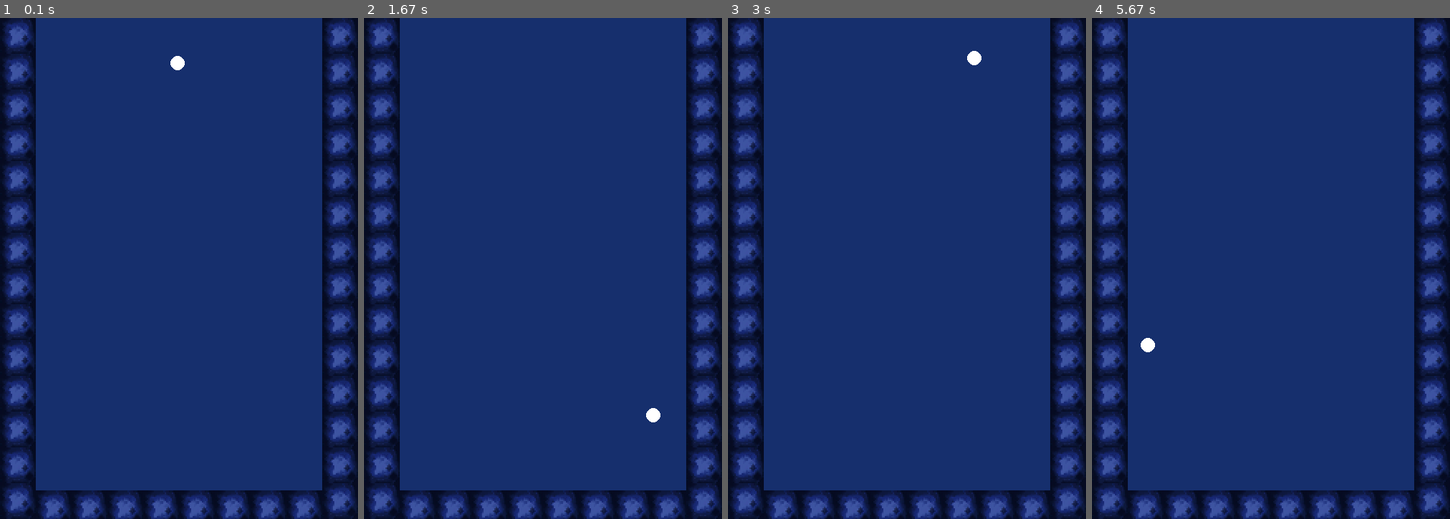
Above: before the commit, frames 1-4 (left to right).
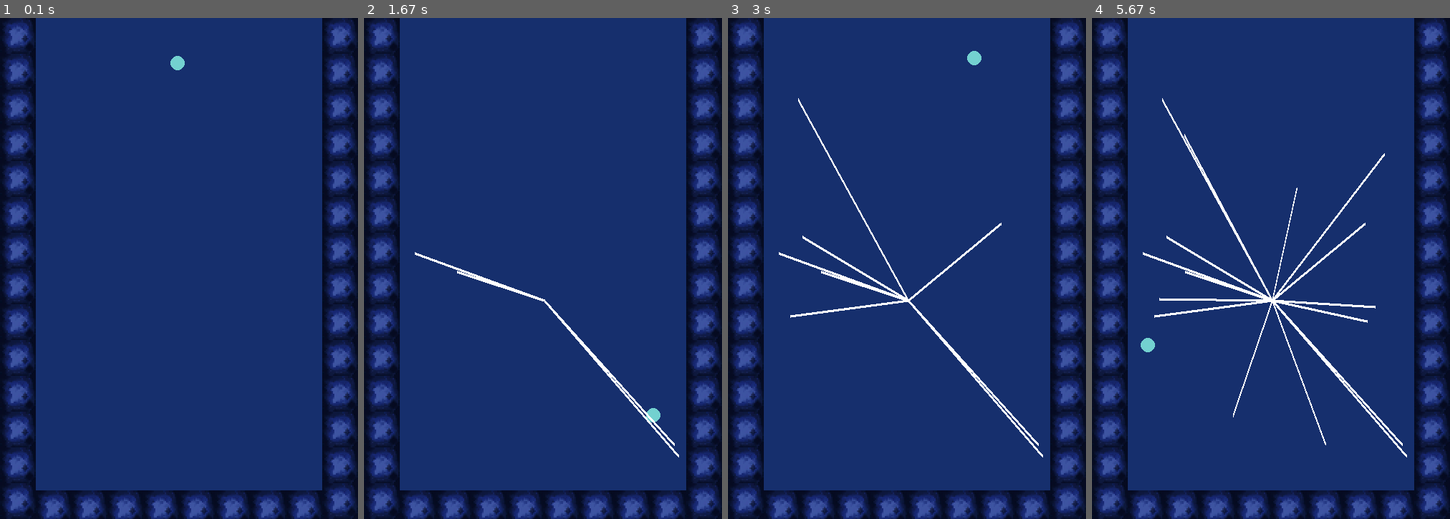
Above: after the commit, the same moments.

Repository: insper-classroom/devlife-23-1-projeto-pygame-esther_nina
Game: pygame game, started from code/jogo.py
Same seed, same stepped clock (60 frames per second), same inputs: the game is played once before the commit and once after it.
Inputs (mouse positions are in pixels of both pictures, inside the frame that each line leads up to):
- Up to frame 1 (0.1 s): no input
- Up to frame 2 (1.67 s): press the mouse at (543, 303) at 0.37 s; move the mouse to (500, 288) at 0.47 s; release the mouse at (457, 273) at 0.6 s; press the mouse at (543, 303) at 0.7 s; move the mouse to (607, 373) at 0.8 s; release the mouse at (675, 443) at 0.93 s; press the mouse at (543, 303) at 1.03 s; move the mouse to (478, 278) at 1.13 s; release the mouse at (414, 253) at 1.27 s; press the mouse at (543, 303) at 1.37 s; move the mouse to (611, 378) at 1.47 s; release the mouse at (679, 458) at 1.6 s
- Up to frame 3 (3 s): press the mouse at (907, 303) at 1.7 s; move the mouse to (953, 263) at 1.8 s; release the mouse at (1000, 223) at 1.93 s; press the mouse at (907, 303) at 2.03 s; move the mouse to (849, 308) at 2.13 s; release the mouse at (788, 318) at 2.27 s; press the mouse at (907, 303) at 2.37 s; move the mouse to (853, 198) at 2.47 s; release the mouse at (799, 98) at 2.6 s; press the mouse at (907, 303) at 2.7 s; move the mouse to (856, 268) at 2.8 s; release the mouse at (803, 238) at 2.93 s
- Up to frame 4 (5.67 s): press the mouse at (1271, 303) at 3.03 s; move the mouse to (1321, 313) at 3.13 s; release the mouse at (1367, 323) at 3.27 s; press the mouse at (1271, 303) at 3.37 s; move the mouse to (1217, 298) at 3.47 s; release the mouse at (1160, 298) at 3.6 s; press the mouse at (1271, 303) at 3.7 s; move the mouse to (1228, 218) at 3.8 s; release the mouse at (1185, 138) at 3.93 s; press the mouse at (1271, 303) at 4.03 s; move the mouse to (1324, 303) at 4.13 s; release the mouse at (1374, 308) at 4.27 s; press the mouse at (1271, 303) at 4.37 s; move the mouse to (1285, 243) at 4.47 s; release the mouse at (1296, 188) at 4.6 s; press the mouse at (1271, 303) at 4.7 s; move the mouse to (1328, 228) at 4.8 s; release the mouse at (1385, 153) at 4.93 s; press the mouse at (1271, 303) at 5.03 s; move the mouse to (1253, 358) at 5.13 s; release the mouse at (1231, 418) at 5.27 s; press the mouse at (1271, 303) at 5.37 s; move the mouse to (1299, 373) at 5.47 s; release the mouse at (1324, 443) at 5.6 s

The runs differ from the first frame. In frame 1, less than 0.1% of the frame differs, in the area x 47-52%, y 7-11%; in frame 2, 0.7%; in frame 3, 1.4%; in frame 4, 2.3%, in the area x 13-88%, y 16-88%.

Commit message:
desenho plataformas

Diff:
--- a/code/funcoes.py
+++ b/code/funcoes.py
@@ -9,6 +9,8 @@
         self.cor_fundo =  (22, 47, 109)
         self.bolinha = (150, 490, 5)
         self.cor_bolinha = (120, 148, 204)
+        self.cor_plat = (7, 15, 33)
+        self.clicou =  False
         # Calcular a posição do jogador após pingar
         self.bolinha_pos = [240, 50]
         self.bolinha_vel = [100, 150]
@@ -17,10 +19,8 @@
         self.bloco_img =  pygame.transform.scale(pygame.image.load('bloquinho.png'), (50,50))
         self.pedrinha_img = pygame.transform.scale(pygame.image.load('pedrinha.png'),(40,40))
         self.window = pygame.display.set_mode(self.tamanho_tela)
+        self.plataformas_anteriores = []
 
-        # jog = Jogador()
-        # g.add(jog)
-        # g.update()
 
     def cria_pedras(self):
         pos_pedras = [1,51,101,151,201,251,301,351,401,451,500]
@@ -28,6 +28,7 @@
         x = random.choice(pos_pedras)
         self.pedras.add((x,1))
         print(self.pedras())
+
 
     def bola_quica(self):
         # Intervalo de tempo
@@ -49,13 +50,37 @@
             self.bolinha_vel[1] *= - 1
 
     def atualiza_estado(self):
+        # self.plataformas =  Plataformas().atualiza_estado
         for evento in pygame.event.get():
             if evento.type == pygame.QUIT:
                 return False
+            if evento.type == pygame.MOUSEBUTTONDOWN:
+                if evento.button == 1:
+                    self.coordenadas_comeco = pygame.mouse.get_pos()
+                    self.clicou = False
+
+                    # if self.coordenadas_comeco[0] < 50:
+                    #     self.coordenadas_comeco[0] = 50
+                    # elif self.coordenadas_comeco[0] > 450:
+                    #     self.coordenadas_comeco[0]= 450
+
+            if evento.type == pygame.MOUSEBUTTONUP:
+                if evento.button == 1:
+                    self.clicou =  True
+                    self.coordenadas_final = pygame.mouse.get_pos()
+
+                    # if self.coordenadas_final[0] < 50:
+                    #     self.coordenadas_final[0] = 50
+                    # elif self.coordenadas_final[0] > 450:
+                    #     self.coordenadas_final[0]= 450
+
+
+
         return True
 
     def desenha(self):
         self.window.fill(self.cor_fundo)
+
         # Desenha pedras paredes
         x = 0
         y = 0
@@ -69,8 +94,15 @@
             self.window.blit(self.bloco_img, (450, y))
             y += 50
         self.bola_quica()
-        pygame.draw.circle(self.window, (255, 255, 255), self.bolinha_pos, 10)
+        pygame.draw.circle(self.window, (115, 209, 208), self.bolinha_pos, 10)
+
+    #    Desenha plataformas
+        if self.clicou == True:
+            Plataformas(self.coordenadas_comeco, self.coordenadas_final)
+        Plataformas.desenha_plataforma(self.window)
         pygame.display.update()
+
+
 
     def game_loop(self):
         game = True
@@ -79,19 +111,18 @@
             if game:
                 self.desenha()
 
+
+
+
 class Plataformas:
-    def __init__(self):
-        self.cor = (7, 15, 33)
+    plataformas_anteriores = []
+    def __init__(self, coordenada_inicio, coordenada_final):
+        self.cor = (255, 255, 255)
+        self.coordenadas_comeco = coordenada_inicio
+        self.coordenadas_final = coordenada_final
+        Plataformas.plataformas_anteriores.append(self)
 
-    def atualiza_estado(self):
-        for evento in pygame.event.get():
-            if evento.type == pygame.MOUSEBUTTONDOWN:
-                if evento.button == 1:
-                    self.coordenadas_comeco = pygame.mouse.get_pos()
-            elif evento.type == pygame.MOUSEBUTTONUP:
-                if evento.button == 1:
-                    self.coordenadas_final = pygame.mouse.get_pos()
-        return True
-
-    def desenha_plataforma(self):
-        pygame.draw.polygon(self.window, self.cor, (self.coordenadas_comeco, self.coordenadas_final, (self.coordenadas_final[0], self.coordenadas_final[1] - 5), (self.coordenadas_comeco[0], self.coordenadas_comeco[1] - 5)))
+    def desenha_plataforma( window):
+        # pygame.draw.polygon(self.window, self.cor, (self.coordenadas_comeco, self.coordenadas_final, (self.coordenadas_final[0], self.coordenadas_final[1] - 5), (self.coordenadas_comeco[0], self.coordenadas_comeco[1] - 5)))
+        for plataforma in Plataformas.plataformas_anteriores:
+            pygame.draw.polygon(window, plataforma.cor, (plataforma.coordenadas_comeco, plataforma.coordenadas_final, (plataforma.coordenadas_final[0], plataforma.coordenadas_final[1] - 3), (plataforma.coordenadas_comeco[0], plataforma.coordenadas_comeco[1] -3)))
